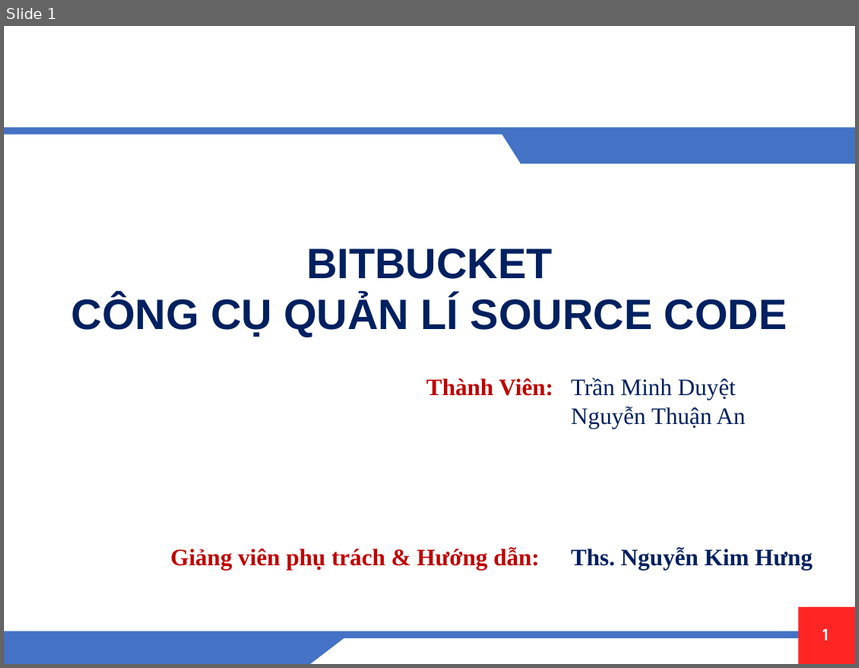
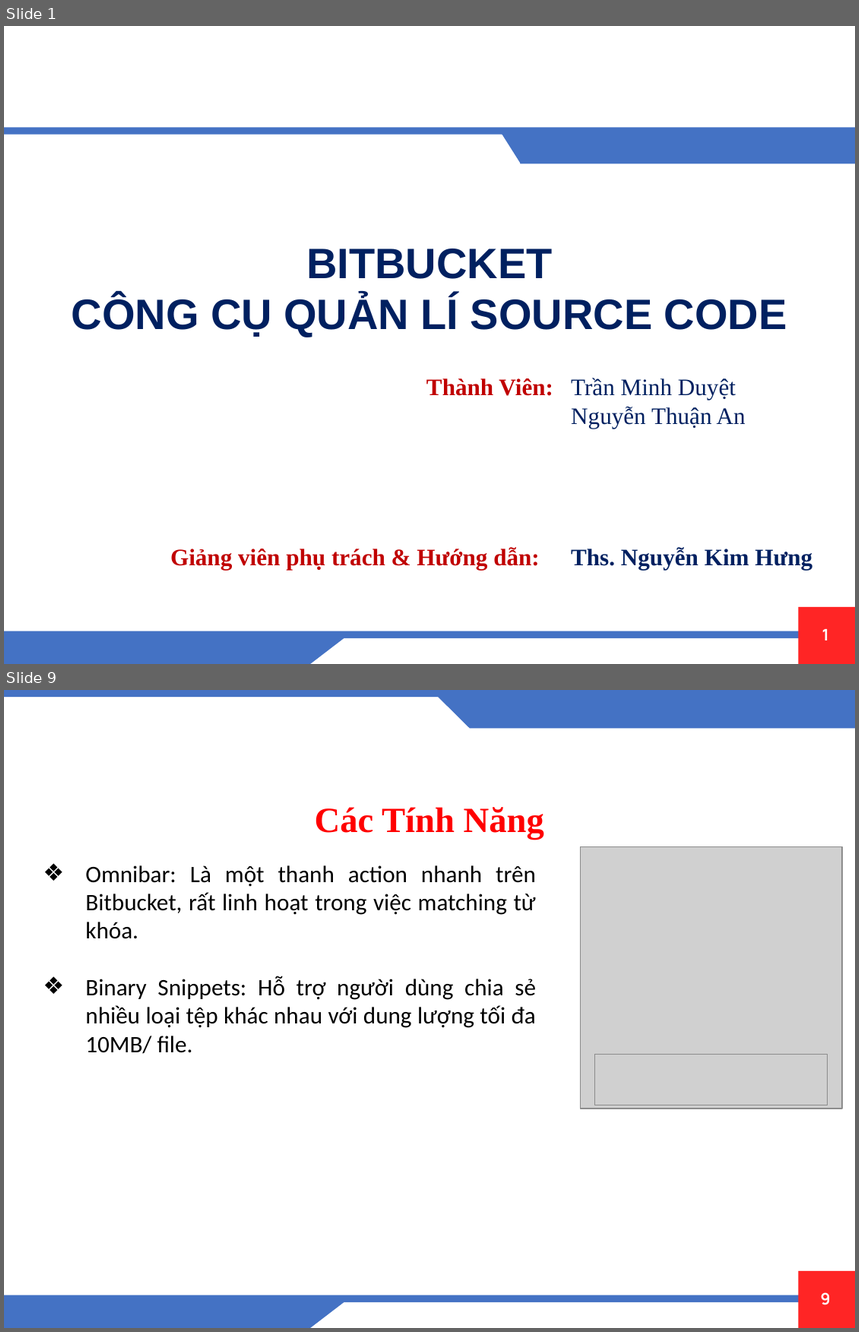
Before and after one commit to tmduyet/moitruongphanmem, a slide deck: Đóng gói phần mềm [Autosaved].pptx. Shown one above the other, each under a label of ours: slide 1 before the commit, slides 1 and 9 after it; the slides between them are not shown. The pictures are 859x668 and 859x1332 pixels, drawn with LibreOffice and Linux fonts; fonts in the diff are those of the drawing; grey boxes stand for pictures; background and template pictures are left out. Boxes give left, top, right and bottom in pixels: in the first picture for what was removed or moved away, otherwise in the second. Text is boxed around its words. In the diff, an @@ line names an element or a change of style, - is before the commit and + after.

```diff
--- a/Đóng gói phần mềm [Autosaved].pptx
+++ b/Đóng gói phần mềm [Autosaved].pptx
@@ slide 9 added at (4, 690, 855, 1328), background #FFFFFF; not listed: 5 template elements that a slide beside it also shows @@
@@ rectangle added at (4, 690, 855, 697), fill #4472C4 @@
@@ right triangle added at (436, 695, 471, 728), fill #4472C4 @@
@@ rectangle added at (470, 695, 855, 728), fill #4472C4 @@
@@ text added at (315, 807, 544, 840), 30 pt, text #FF0000, bold @@
+Các Tính Năng
@@ picture added at (580, 847, 842, 1109) @@
@@ text added at (85, 866, 536, 1054), 20 pt, text #000000 @@
+❖ Omnibar: Là một thanh action nhanh trên Bitbucket, rất linh hoạt trong việc matching từ khóa.
+❖ Binary Snippets: Hỗ trợ người dùng chia sẻ nhiều loại tệp khác nhau với dung lượng tối đa 10MB/ file.
@@ picture added at (595, 1054, 828, 1106) @@
```
Also in this commit, not shown: 4 slides changed, 3 other slides added, 1 slide removed, 1 other file.
